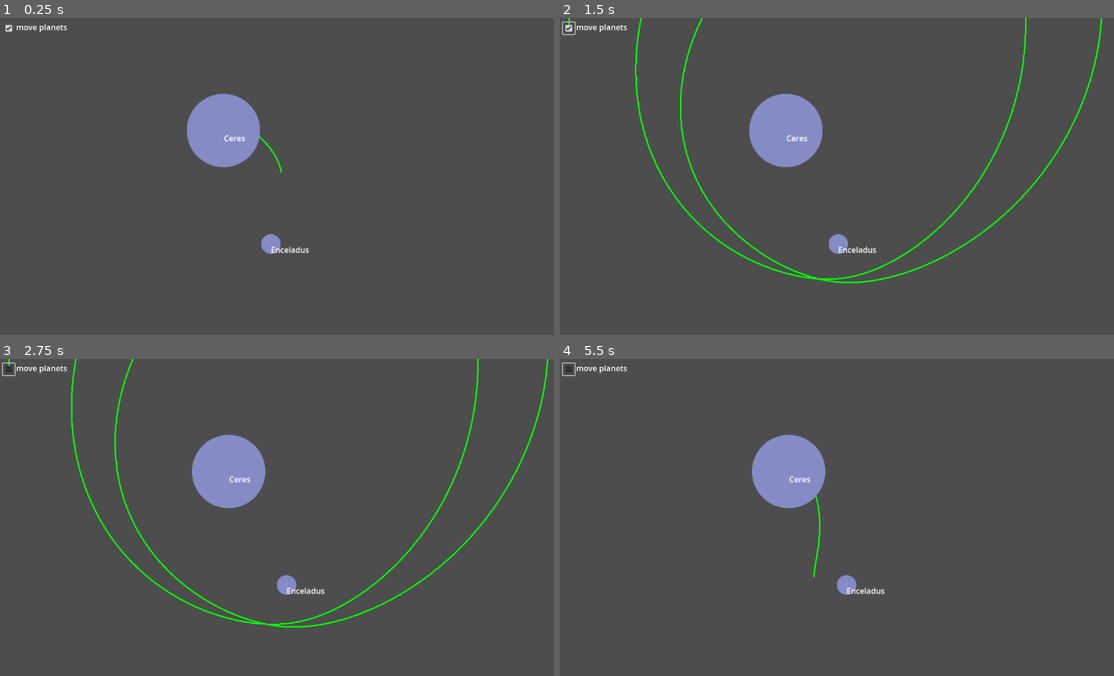
Above: before the commit, frames 1-4 (two rows, left to right).
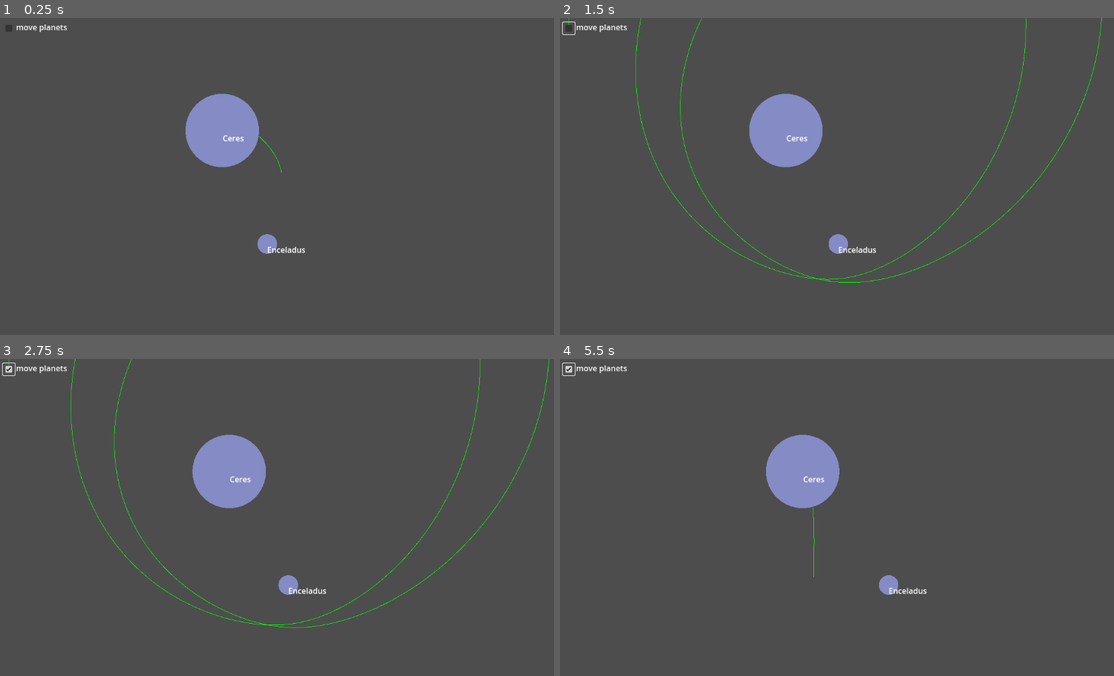
Above: after the commit, the same moments.

Repository: shaninalex/lineattractor
Game: Godot game, scene res://root.tscn
Two runs of this game, one before a commit and one after it. Both use one fixed random seed, a clock stepped at 60 frames per second and the inputs below.
Inputs (mouse positions are in pixels of both pictures, inside the frame that each line leads up to):
- Up to frame 1 (0.25 s): no input
- Up to frame 2 (1.5 s): click (571, 27) at 0.5 s; click (571, 27) at 1.25 s
- Up to frame 3 (2.75 s): click (11, 368) at 2 s
- Up to frame 4 (5.5 s): move the mouse to (964, 501) at 2.77 s; click (964, 501) at 2.92 s; move the mouse to (731, 533) at 3.52 s; click (731, 533) at 3.67 s; move the mouse to (897, 447) at 4.27 s; click (897, 447) at 4.42 s; move the mouse to (814, 580) at 5.02 s; click (814, 580) at 5.17 s

The runs differ from the first frame. In frame 1, 0.4% of the frame differs, in the area x 0-56%, y 2-75%; in frame 2, 1.4%; in frame 3, 2.1%, in the area x 0-100%, y 0-85%; in frame 4, 1.9%.

Commit message:
feat(ui): camera zoom

Diff:
--- /dev/null
+++ b/core/camera.gd
@@ -0,0 +1,25 @@
+extends Camera2D
+
+var zoom_min := Vector2(0.2, 0.2)
+var zoom_max := Vector2(10.0, 10.0)
+var zoom_step := 1.05
+
+func _unhandled_input(event: InputEvent) -> void:
+	if event is InputEventMouseButton:
+		if event.button_index == MOUSE_BUTTON_WHEEL_UP:
+			_camera_zoom_out()
+		if event.button_index == MOUSE_BUTTON_WHEEL_DOWN:
+			_camera_zoom_in()
+
+
+func _camera_zoom_in() -> void:
+	var new_zoom = zoom / zoom_step
+	new_zoom.x = clamp(new_zoom.x, zoom_min.x, zoom_max.x)
+	new_zoom.y = clamp(new_zoom.y, zoom_min.y, zoom_max.y)
+	zoom = new_zoom
+
+func _camera_zoom_out() -> void:
+	var new_zoom = zoom * zoom_step
+	new_zoom.x = clamp(new_zoom.x, zoom_min.x, zoom_max.x)
+	new_zoom.y = clamp(new_zoom.y, zoom_min.y, zoom_max.y)
+	zoom = new_zoom
--- a/core/path.gd
+++ b/core/path.gd
@@ -7,7 +7,7 @@
 
 func _ready() -> void:
 	default_color = Color.GREEN
-	width = 3
+	width = 1
 	antialiased = true
 
 func _process(_delta: float) -> void:
--- a/core/planet_item.gd
+++ b/core/planet_item.gd
@@ -10,7 +10,7 @@
 @export var planet_name: String
 @export var planet_color: Color
 @export var planet_size: float
-@export var move: bool = true
+@export var move: bool = false
 
 func _ready() -> void:
 	planet.planet_mass = planet_mass
--- a/root.tscn
+++ b/root.tscn
@@ -1,5 +1,6 @@
-[gd_scene load_steps=7 format=3 uid="uid://pj8oxgiqjgf5"]
+[gd_scene load_steps=8 format=3 uid="uid://pj8oxgiqjgf5"]
 
+[ext_resource type="Script" uid="uid://g6nolwbumvsk" path="res://core/camera.gd" id="1_jnlp7"]
 [ext_resource type="Shader" uid="uid://cfebarb8qhxqv" path="res://materials/circle.gdshader" id="1_pq8q7"]
 [ext_resource type="Script" uid="uid://s7w5cob65u8h" path="res://core/planet_item.gd" id="1_vvh5c"]
 [ext_resource type="Script" uid="uid://bh4wmhgd1qvw3" path="res://core/path.gd" id="2_pyidc"]
@@ -17,6 +18,7 @@
 
 [node name="Camera2D" type="Camera2D" parent="."]
 position = Vector2(576, 323)
+script = ExtResource("1_jnlp7")
 
 [node name="Line2D" type="Line2D" parent="."]
 script = ExtResource("2_pyidc")
@@ -77,7 +79,6 @@
 offset_top = -64.0
 offset_right = -26.0
 offset_bottom = -40.0
-button_pressed = true
 
 [node name="Label" type="Label" parent="CanvasLayer/Node2D"]
 layout_mode = 0
Not shown, added: core/camera.gd.uid
